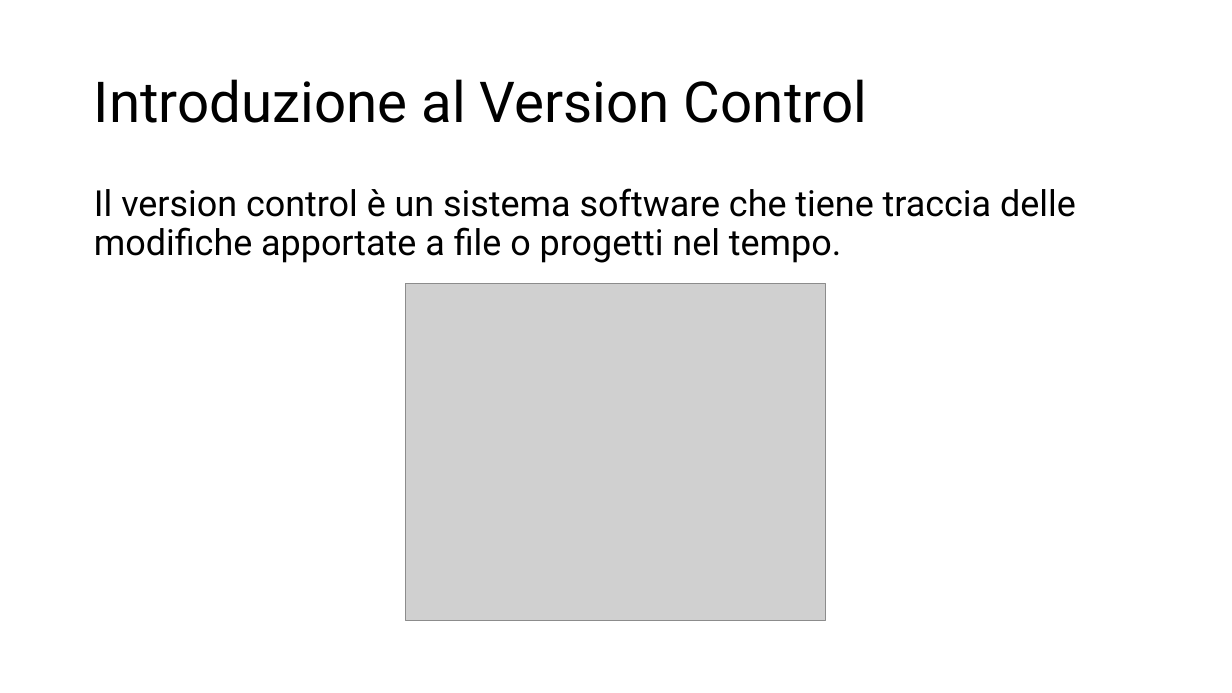
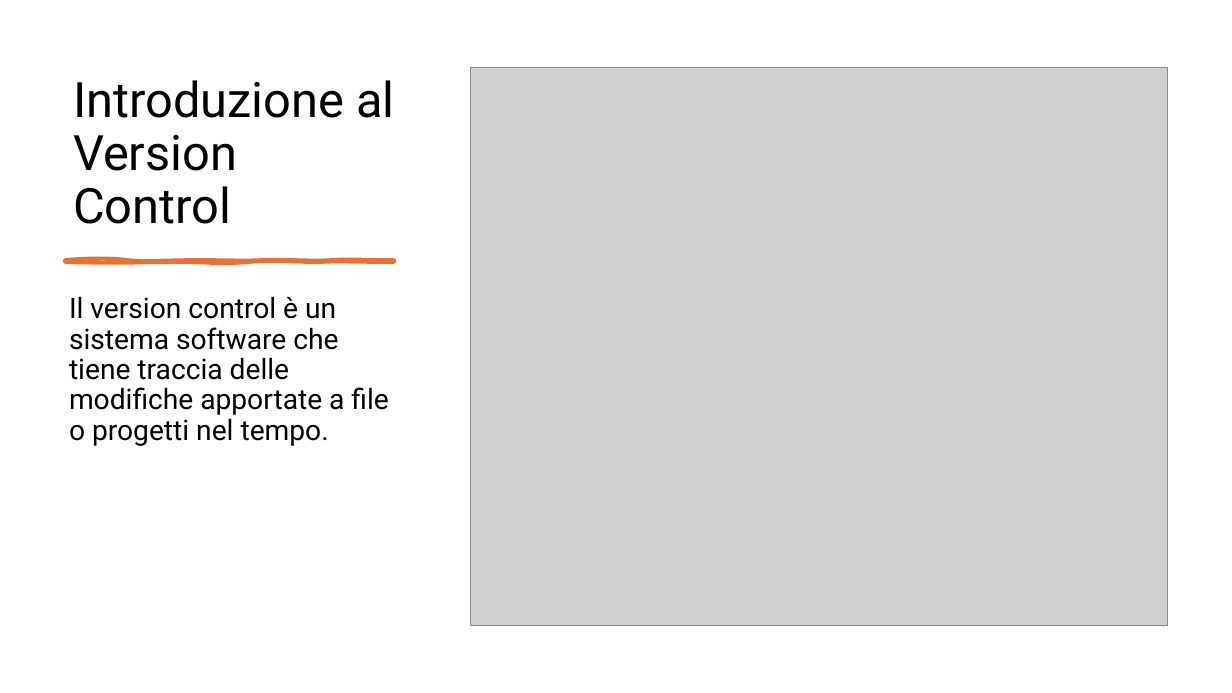
Before and after one commit to EliottJacobe08/Lab-Programmazione-1, a slide deck: slide 2 of GitHub e Version Control.pptx. Drawn at 1232x693 pixels with LibreOffice and Linux fonts; fonts in the diff are those of the drawing; grey boxes stand for pictures. Boxes give left, top, right and bottom in pixels: in the first picture for what was removed or moved away, otherwise in the second. Text is boxed around its words. In the diff, an @@ line names an element or a change of style, - is before the commit and + after.

```diff
--- a/GitHub e Version Control.pptx
+++ b/GitHub e Version Control.pptx
@@ title "Introduzione al Version Control": place and size @@
-title "Introduzione al Version Control" at (94,79,867,123)
+title "Introduzione al Version Control" at (73,80,394,224)
@@ title "Introduzione al Version Control" at (73,80,394,224): size 44 to 38 pt; vertical alignment middle to bottom @@
@@ picture: place and size @@
-picture at (406,284,826,620)
+picture at (470,67,1168,626)
@@ freeform shape added at (65,260,394,262), fill #E97132, outline #E97132 3 pt @@
@@ text "Il version control è un ...": place and size @@
-text "Il version control è un ..." at (94,188,1076,263)
+text "Il version control è un ..." at (69,296,388,446)
@@ text "Il version control è un ..." at (69,296,388,446): size 28 to 22 pt @@
```
Also in this commit, not shown: 2 other slides changed, 4 slides added.
